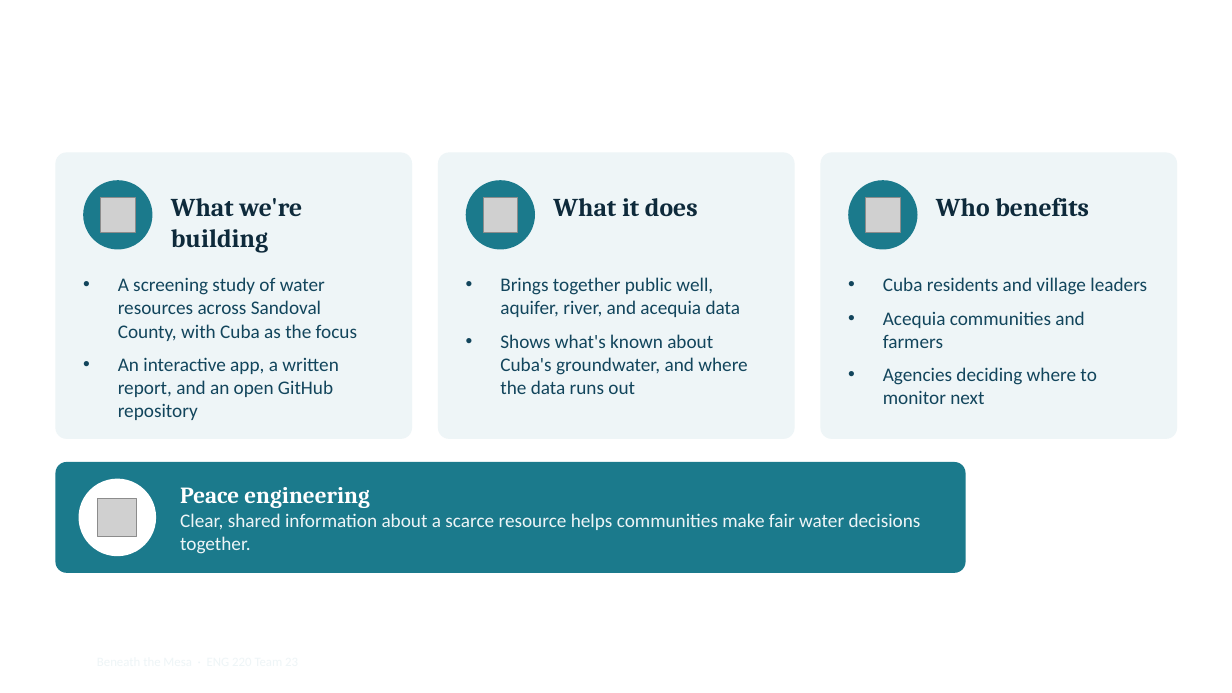
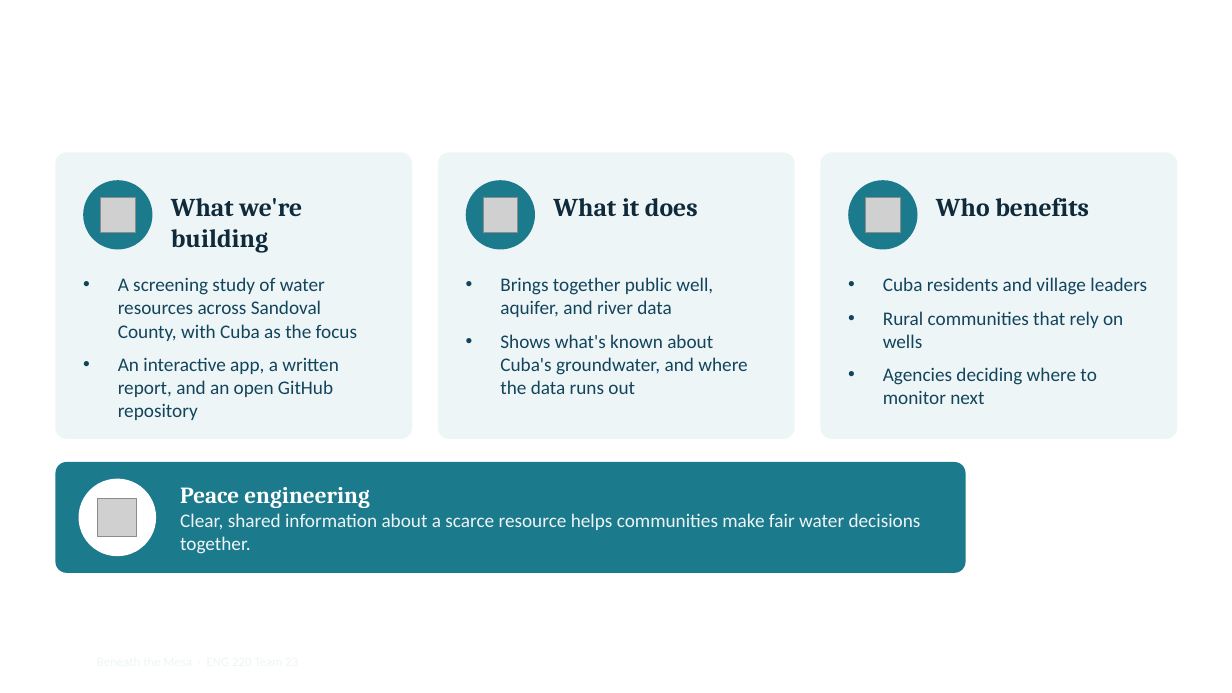
Before and after one commit to myousef-1/eng_220_aquifer_project, a slide deck: slide 2 of docs/files/beneath_the_mesa_slides.pptx. Drawn at 1232x693 pixels with LibreOffice and Linux fonts; fonts in the diff are those of the drawing; grey boxes stand for pictures; background and template pictures are left out. Boxes give left, top, right and bottom in pixels: in the first picture for what was removed or moved away, otherwise in the second. Text is boxed around its words. In the diff, an @@ line names an element or a change of style, - is before the commit and + after.

```diff
--- a/docs/files/beneath_the_mesa_slides.pptx
+++ b/docs/files/beneath_the_mesa_slides.pptx
@@ text at [500,277,713,317]: text changed @@
-• Brings together public well, aquifer, river, and acequia data
+• Brings together public well, aquifer, and river data
@@ text at [883,311,1123,348]: text changed @@
-• Acequia communities and farmers
+• Rural communities that rely on wells
```
Also in this commit, not shown: 3 other slides changed, 1 other file.
